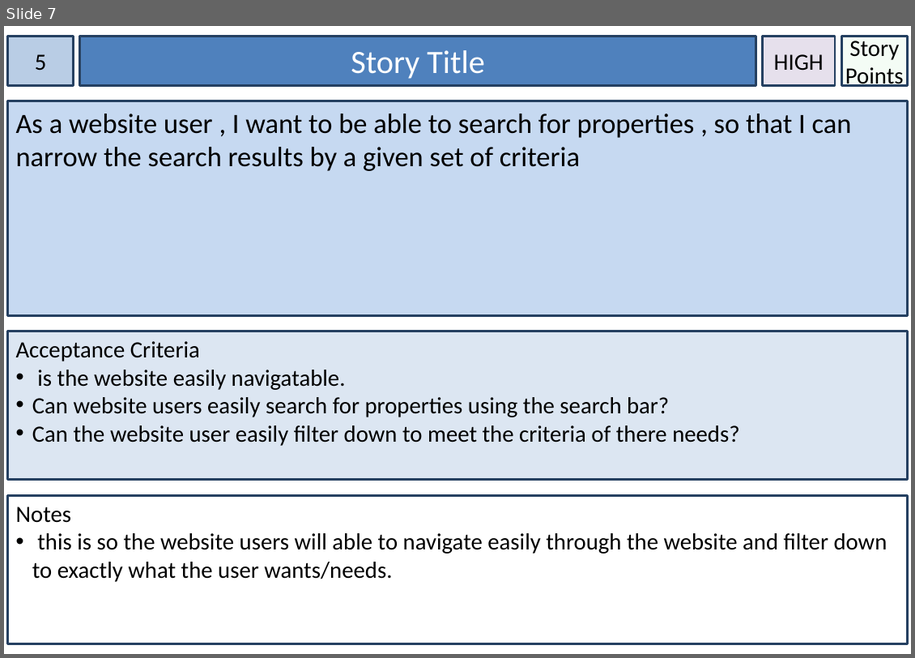
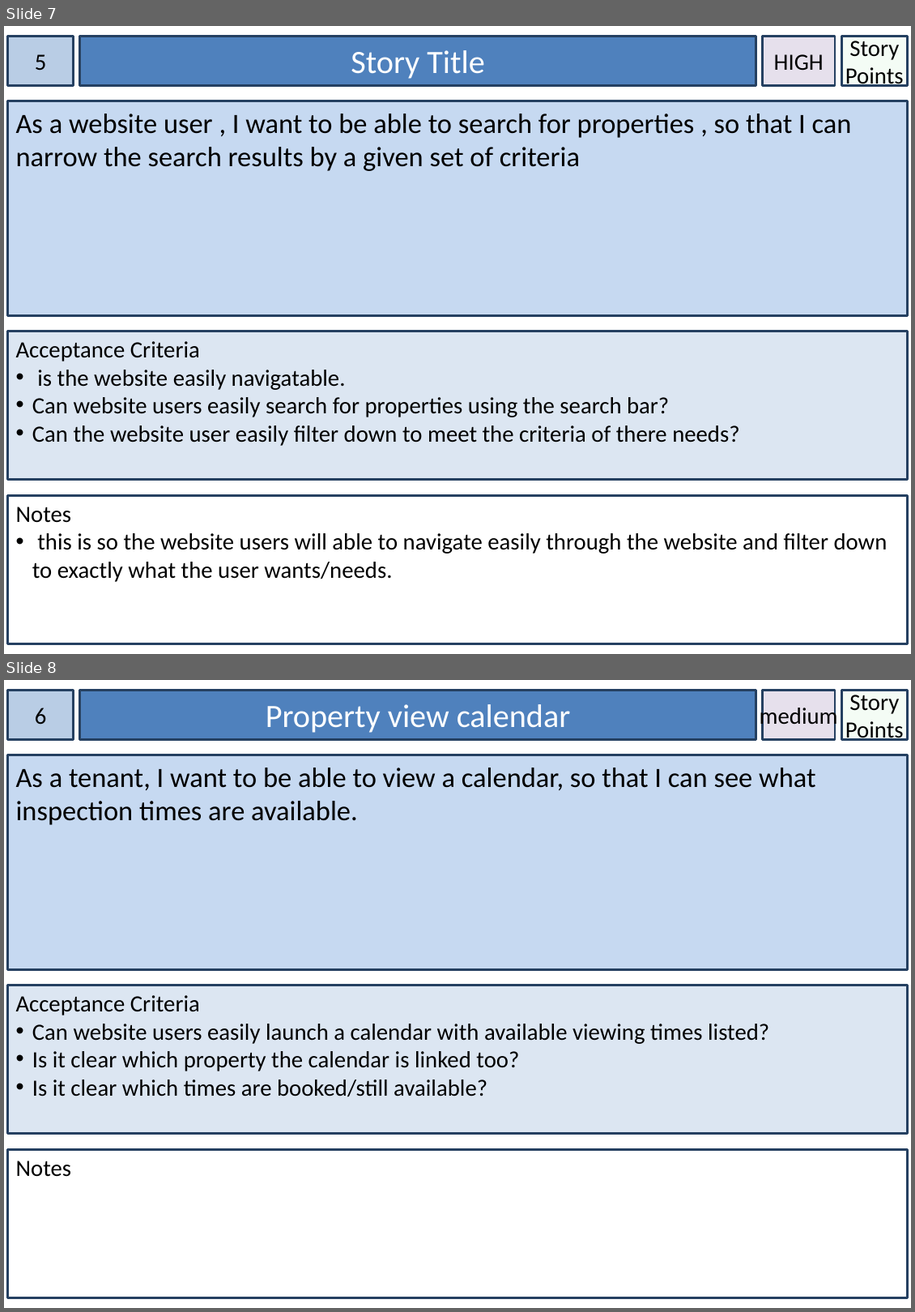
Before and after one commit to neeby/flowerpotmen, a slide deck: Things.pptx. Shown one above the other, each under a label of ours: slide 7 before the commit, slides 7 and 8 after it. The pictures are 915x658 and 915x1312 pixels, drawn with LibreOffice and Linux fonts; fonts in the diff are those of the drawing. Boxes give left, top, right and bottom in pixels: in the first picture for what was removed or moved away, otherwise in the second. Text is boxed around its words. In the diff, an @@ line names an element or a change of style, - is before the commit and + after.

```diff
--- a/Things.pptx
+++ b/Things.pptx
@@ slide 8 added at [4, 680, 911, 1308], background #FFFFFF @@
@@ rectangle added at [7, 690, 74, 739], fill #B9CDE5, outline #254061 2 pt, 20 pt, text #000000 @@
+6
@@ rectangle added at [80, 690, 756, 739], fill #4F81BD, outline #254061 2 pt, 28 pt, text #FFFFFF @@
+Property view calendar
@@ rectangle added at [763, 690, 836, 739], fill #E6E0EC, outline #254061 2 pt, 20 pt, text #000000 @@
+medium
@@ rectangle added at [842, 690, 908, 739], fill #CCF0CD at 20% opacity, outline #254061 2 pt, 20 pt, text #000000 @@
+Story Points
@@ rectangle added at [7, 755, 908, 970], fill #C6D9F1, outline #254061 2 pt, 24 pt, text #000000 @@
+As a tenant, I want to be able to view a calendar, so that I can see what inspection times are available.
@@ rectangle added at [7, 985, 908, 1134], fill #DCE6F2, outline #254061 2 pt, 20 pt, text #000000 @@
+Acceptance Criteria
+• Can website users easily launch a calendar with available viewing times listed?
+• Is it clear which property the calendar is linked too?
+• Is it clear which times are booked/still available?
@@ rectangle added at [7, 1150, 908, 1298], fill #FFFFFF, outline #254061 2 pt, 20 pt, text #000000 @@
+Notes
```
Also in this commit, not shown: 3 other slides added.
